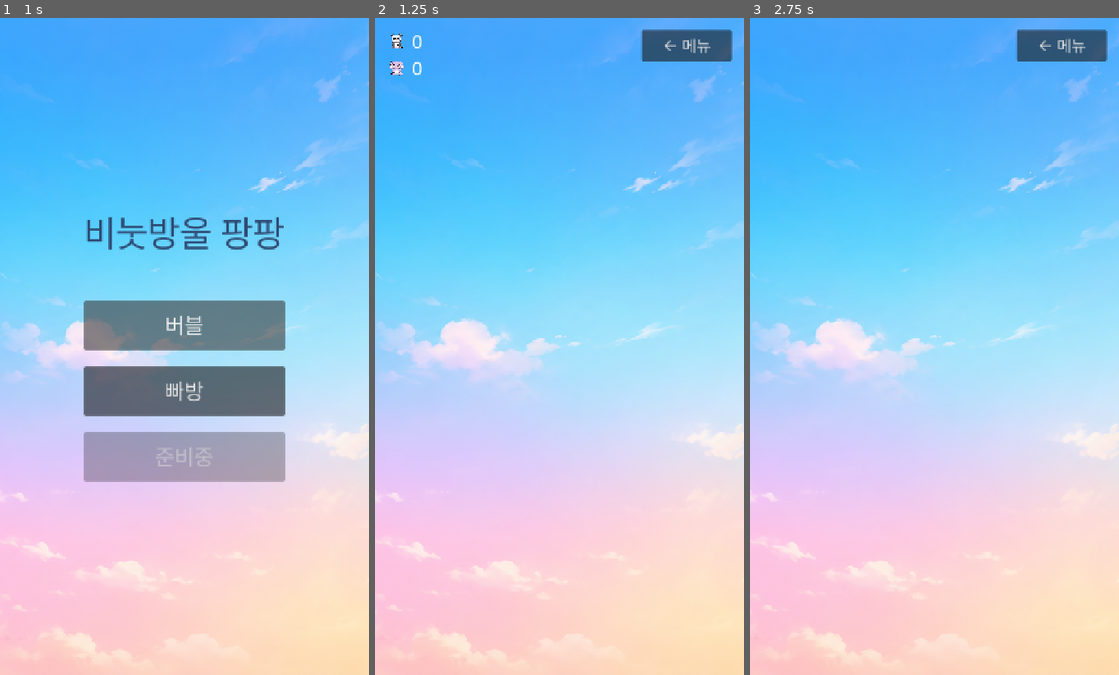
Above: before the commit, frames 1-3 (left to right).
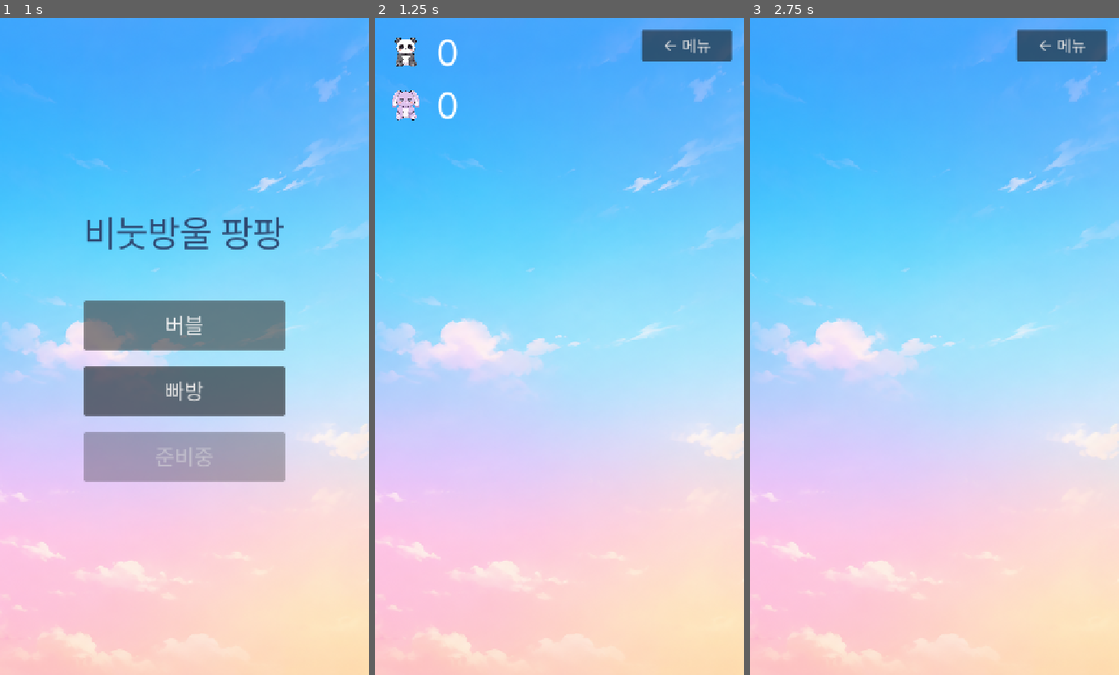
Above: after the commit, the same moments.

Repository: ohsolee/bubblePopPop
Game: Godot game, scene res://scenes/MainMenu.tscn
The game is run twice, just before and just after one commit, with the same random seed, the same clock (stepped at 60 frames per second) and the same inputs. Sound files missing from this copy of the repository are replaced by a short silence.
Inputs:
- Up to frame 1 (1 s): click "버블" at 0.5 s
- Up to frame 2 (1.25 s): no input
- Up to frame 3 (2.75 s): click "← 메뉴" at 1.25 s; click "빠방" at 2 s

Frame 1 is identical in both runs. In frame 2, 0.8% of the frame differs, in the area x 4-23%, y 2-16%; in frame 3, nothing differs.

Commit message:
feat: 버블 크기 1.5배, 루이/토토 카운터 2배 확대 + 뽁 소리 볼륨업
Co-Authored-By: Claude Sonnet 5 <noreply@anthropic.com>

Diff:
--- a/scenes/Bubble.tscn
+++ b/scenes/Bubble.tscn
@@ -6,23 +6,23 @@
 [ext_resource type="Texture2D" uid="uid://cjb03h4mauqas" path="res://assets/sprites/spr_toto_idle.png" id="4_toto_tex"]
 
 [sub_resource type="CircleShape2D" id="CircleShape2D_1"]
-radius = 48.5
+radius = 72.75
 
 [node name="Bubble" type="Area2D"]
 script = ExtResource("1_bubble")
 
 [node name="BubbleSprite" type="Sprite2D" parent="."]
-scale = Vector2(0.225, 0.225)
+scale = Vector2(0.3375, 0.3375)
 texture = ExtResource("2_bubble_tex")
 
 [node name="CharacterSprite" type="Sprite2D" parent="."]
 visible = false
-scale = Vector2(0.225, 0.225)
+scale = Vector2(0.3375, 0.3375)
 texture = ExtResource("3_rui_tex")
 
 [node name="TotoSprite" type="Sprite2D" parent="."]
 visible = false
-scale = Vector2(0.225, 0.225)
+scale = Vector2(0.3375, 0.3375)
 texture = ExtResource("4_toto_tex")
 
 [node name="CollisionShape2D" type="CollisionShape2D" parent="."]
--- a/scenes/Main.tscn
+++ b/scenes/Main.tscn
@@ -24,16 +24,16 @@
 [node name="CounterBox" type="VBoxContainer" parent="UILayer"]
 offset_left = 24.0
 offset_top = 24.0
-offset_right = 240.0
-offset_bottom = 140.0
-theme_override_constants/separation = 8
+offset_right = 456.0
+offset_bottom = 252.0
+theme_override_constants/separation = 16
 
 [node name="RuiCounter" type="HBoxContainer" parent="UILayer/CounterBox"]
 layout_mode = 2
-theme_override_constants/separation = 12
+theme_override_constants/separation = 24
 
 [node name="RuiLabel" type="TextureRect" parent="UILayer/CounterBox/RuiCounter"]
-custom_minimum_size = Vector2(36, 36)
+custom_minimum_size = Vector2(72, 72)
 layout_mode = 2
 texture = ExtResource("2_rui_tex")
 expand_mode = 1
@@ -41,16 +41,16 @@
 
 [node name="RuiCountLabel" type="Label" parent="UILayer/CounterBox/RuiCounter"]
 layout_mode = 2
-theme_override_font_sizes/font_size = 36
+theme_override_font_sizes/font_size = 72
 text = "0"
 vertical_alignment = 1
 
 [node name="TotoCounter" type="HBoxContainer" parent="UILayer/CounterBox"]
 layout_mode = 2
-theme_override_constants/separation = 12
+theme_override_constants/separation = 24
 
 [node name="TotoLabel" type="TextureRect" parent="UILayer/CounterBox/TotoCounter"]
-custom_minimum_size = Vector2(36, 36)
+custom_minimum_size = Vector2(72, 72)
 layout_mode = 2
 texture = ExtResource("3_toto_tex")
 expand_mode = 1
@@ -58,7 +58,7 @@
 
 [node name="TotoCountLabel" type="Label" parent="UILayer/CounterBox/TotoCounter"]
 layout_mode = 2
-theme_override_font_sizes/font_size = 36
+theme_override_font_sizes/font_size = 72
 text = "0"
 vertical_alignment = 1
 
Not shown, changed: assets/audio/bbok.wav
